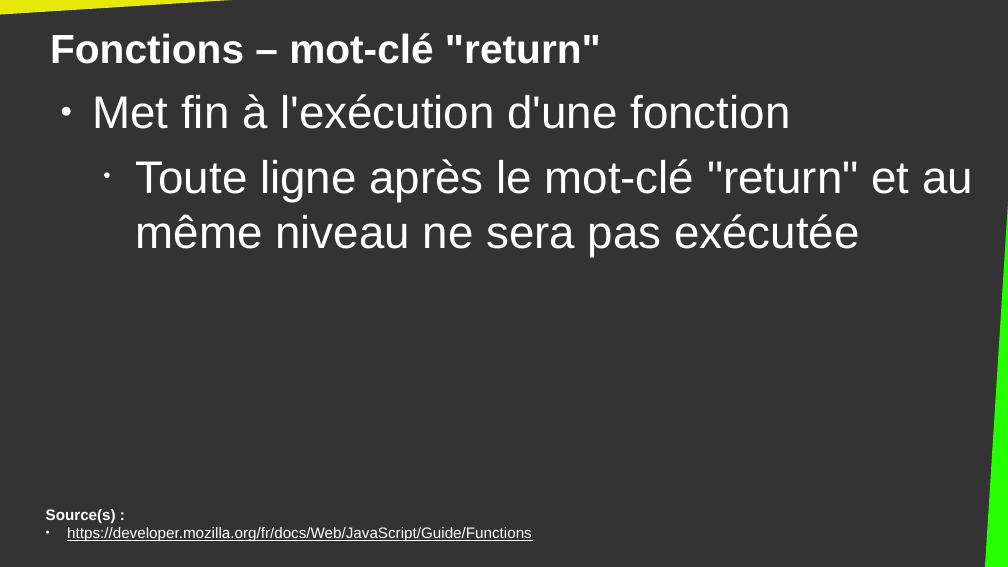
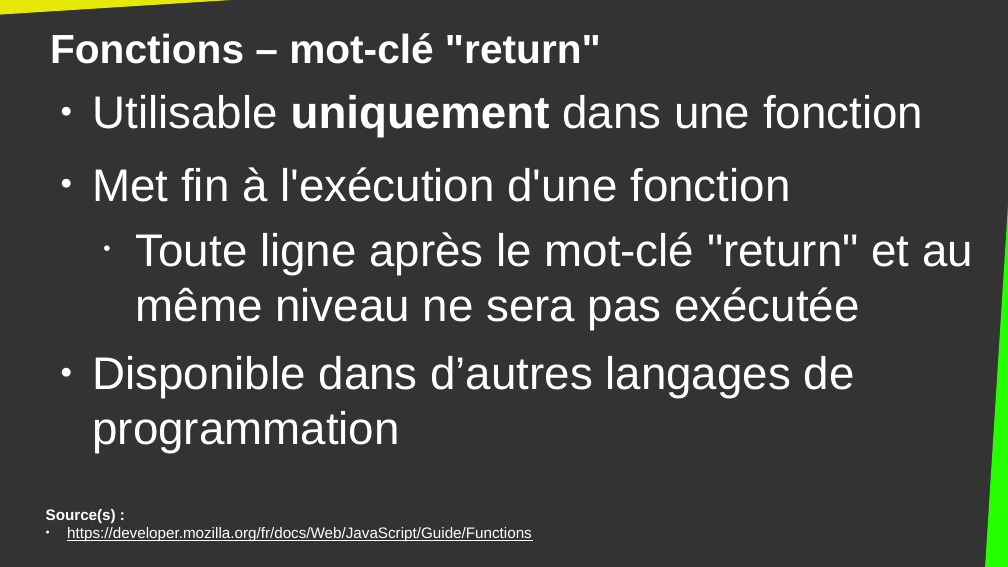
Before and after one commit to DanYellow/cours, a slide deck: slide 23 of integration-web-s2/travaux-pratiques/numero-5/presentation.odp. Drawn at 1008x567 pixels with LibreOffice and Linux fonts; fonts in the diff are those of the drawing. Boxes give left, top, right and bottom in pixels: in the first picture for what was removed or moved away, otherwise in the second. Text is boxed around its words. In the diff, an @@ line names an element or a change of style, - is before the commit and + after.

```diff
--- a/integration-web-s2/travaux-pratiques/numero-5/presentation.odp
+++ b/integration-web-s2/travaux-pratiques/numero-5/presentation.odp
@@ text at (93, 95, 923, 137): paragraph added @@
+● Utilisable uniquement dans une fonction
@@ text at (93, 356, 855, 453): paragraph added @@
+● Disponible dans d’autres langages de programmation
```
Also in this commit, not shown: 6 other slides changed, 2 other files.
